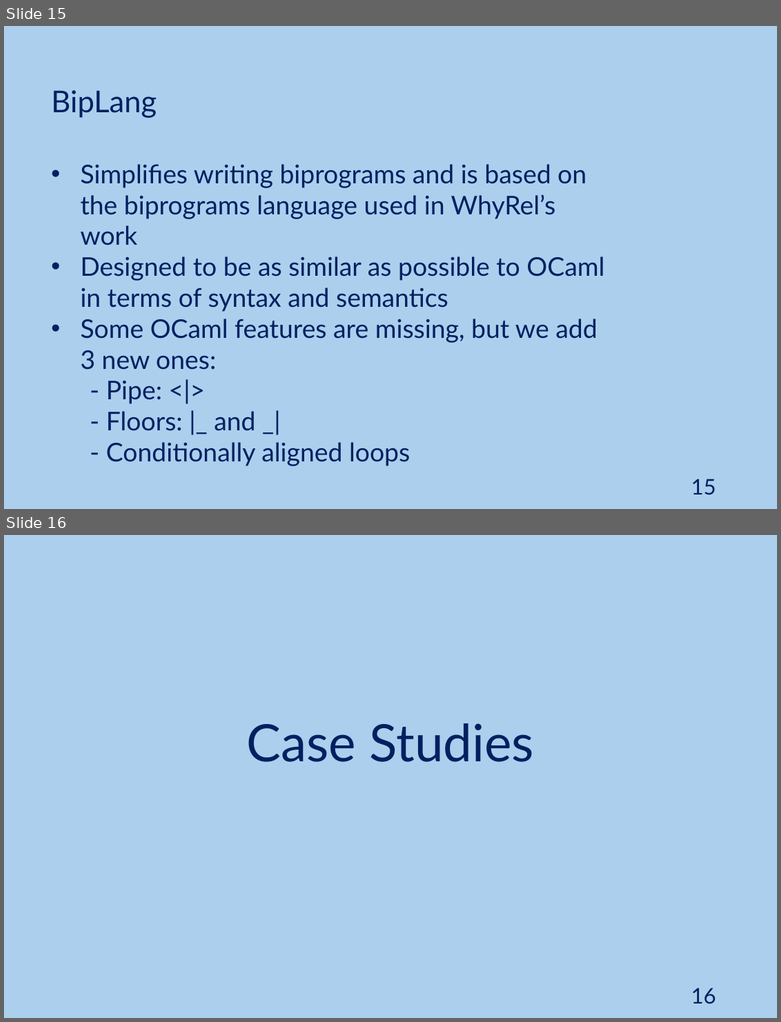
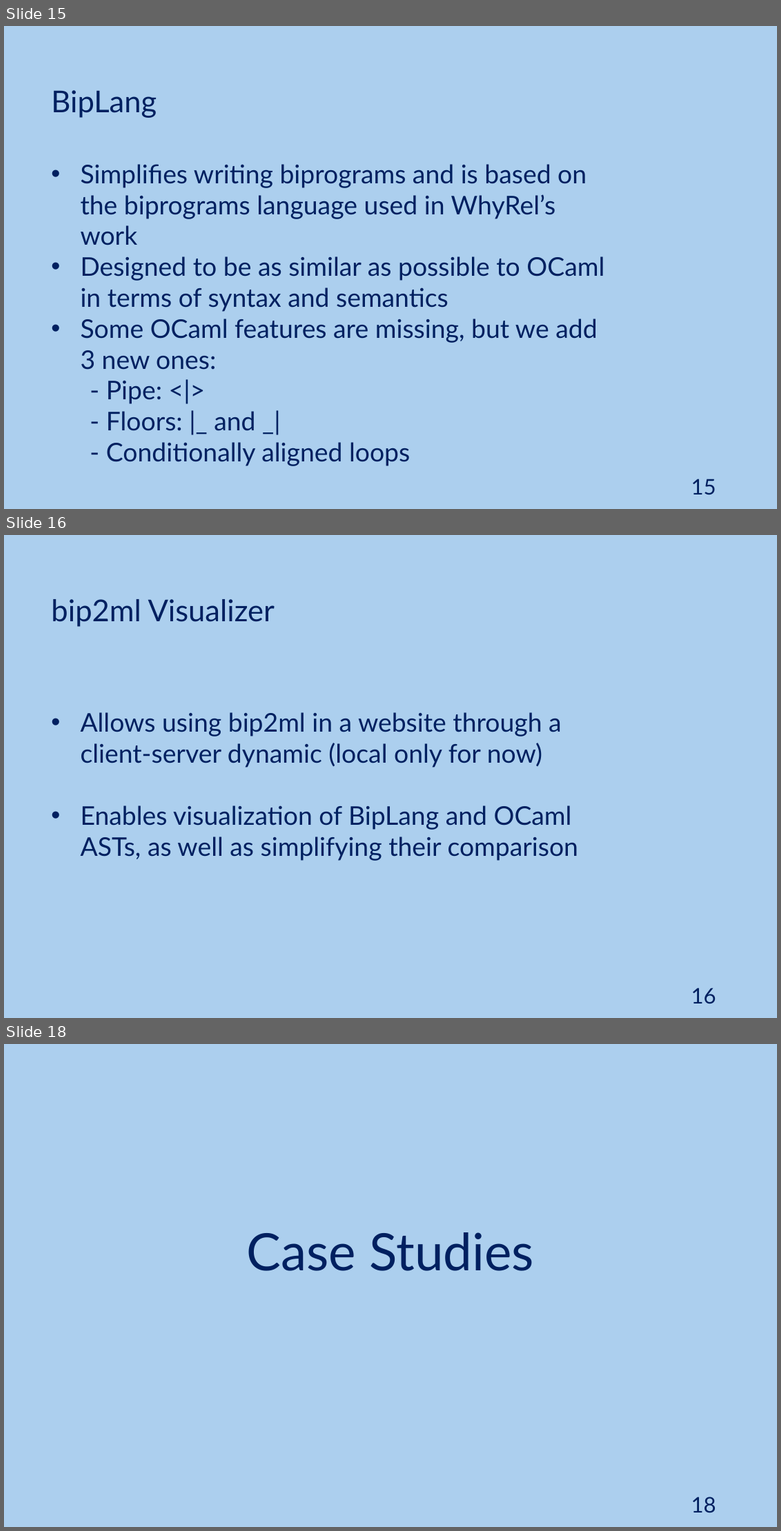
Before and after one commit to JoaoNini75/MasterThesis, a slide deck: tese/presentation/Ap Tese.pptx. Shown one above the other, each under a label of ours: slides 15 and 16 before the commit, slides 15, 16 and 18 after it; the slides between them are not shown. The pictures are 781x1022 and 781x1531 pixels, drawn with LibreOffice and Linux fonts; fonts in the diff are those of the drawing. Boxes give left, top, right and bottom in pixels: in the first picture for what was removed or moved away, otherwise in the second. Text is boxed around its words. In the diff, an @@ line names an element or a change of style, - is before the commit and + after.

```diff
--- a/tese/presentation/Ap Tese.pptx
+++ b/tese/presentation/Ap Tese.pptx
@@ slide 16 added at <box>4,535,777,1018</box>, background #ACCFEE @@
@@ text added at <box>51,599,274,627</box>, 28 pt, text #002060 @@
+bip2ml Visualizer
@@ text added at <box>81,712,579,861</box>, 24 pt, text #002060 @@
+• Allows using bip2ml in a website through a client-server dynamic (local only for now)
+• Enables visualization of BipLang and OCaml ASTs, as well as simplifying their comparison
@@ page number added at <box>691,988,716,1004</box>, 20 pt, text #002060 @@
+16
@@ what was slide 16 is now slide 18 @@
@@ page number at <box>691,1497,716,1513</box>: text changed @@
-16
+18
```
Also in this commit, not shown: 1 other slide added.
